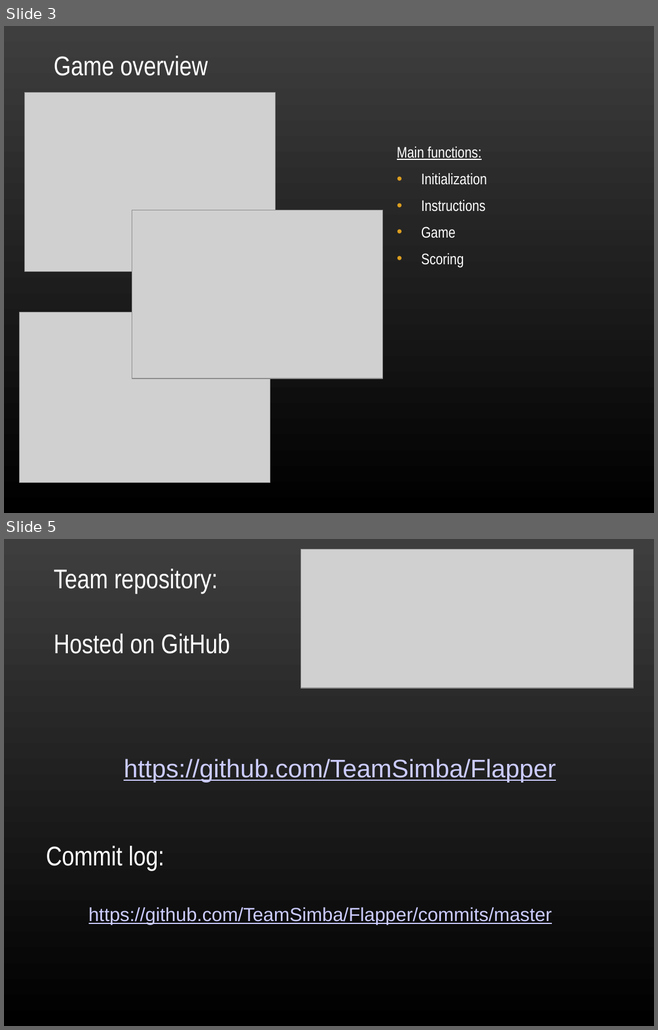
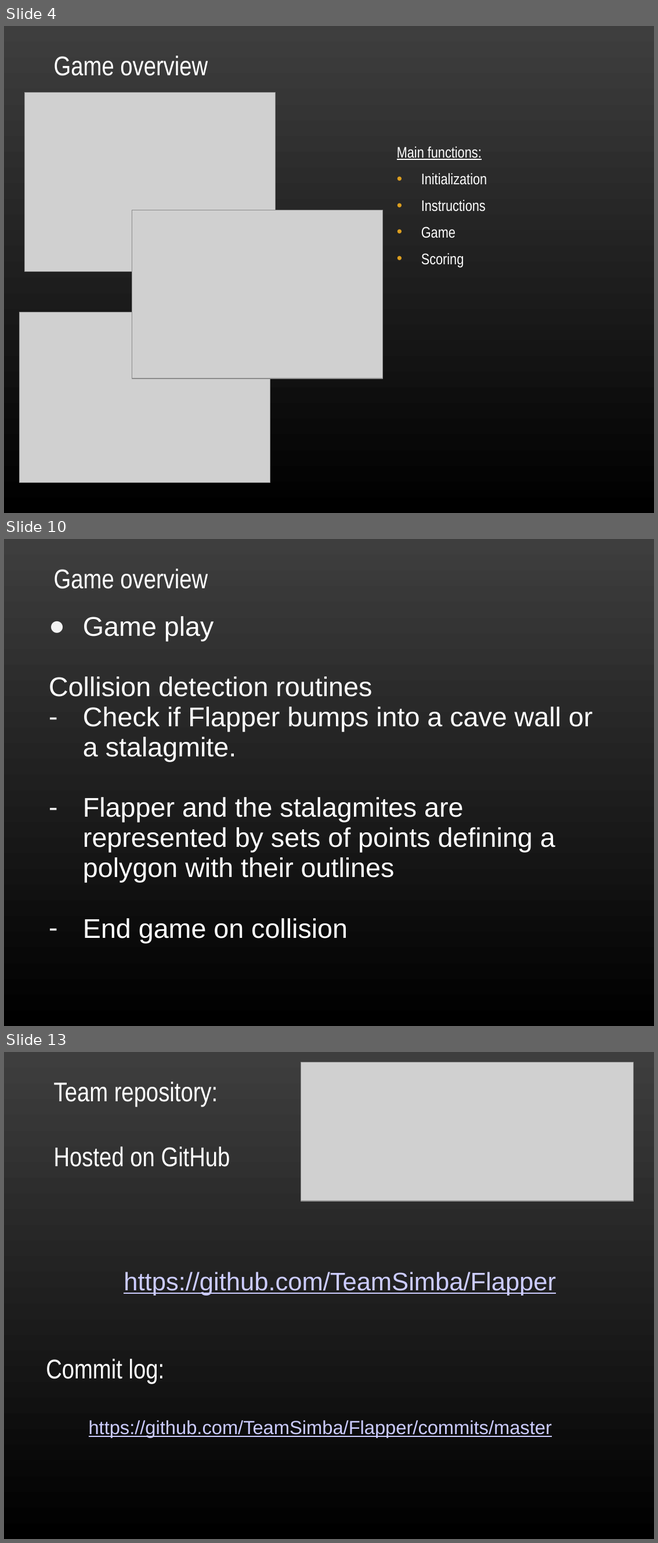
Before and after one commit to TeamSimba/Flapper, a slide deck: Flappy/Documentation/presentation.ppt. Shown one above the other, each under a label of ours: slides 3 and 5 before the commit, slides 4, 10 and 13 after it; the slides between them are not shown. The pictures are 658x1030 and 658x1543 pixels, drawn with LibreOffice and Linux fonts; fonts in the diff are those of the drawing; grey boxes stand for pictures; background and template pictures are left out. Boxes give left, top, right and bottom in pixels: in the first picture for what was removed or moved away, otherwise in the second. Text is boxed around its words. In the diff, an @@ line names an element or a change of style, - is before the commit and + after.

```diff
--- a/Flappy/Documentation/presentation.ppt
+++ b/Flappy/Documentation/presentation.ppt
@@ slide 10 added at box(4, 539, 654, 1026), background picture (left out) @@
@@ text added at box(54, 569, 208, 589), 30 pt, text #FFFFFF @@
+Game overview
@@ text added at box(49, 616, 592, 943), 30 pt, text #FFFFFF @@
+● Game play
+Collision detection routines
+– Check if Flapper bumps into a cave wall or a stalagmite.
+– Flapper and the stalagmites are represented by sets of points defining a polygon with their outlines
+– End game on collision
@@ what was slide 3 is now slide 4 @@
@@ what was slide 5 is now slide 13 @@
```
Also in this commit, not shown: 7 other slides added.
